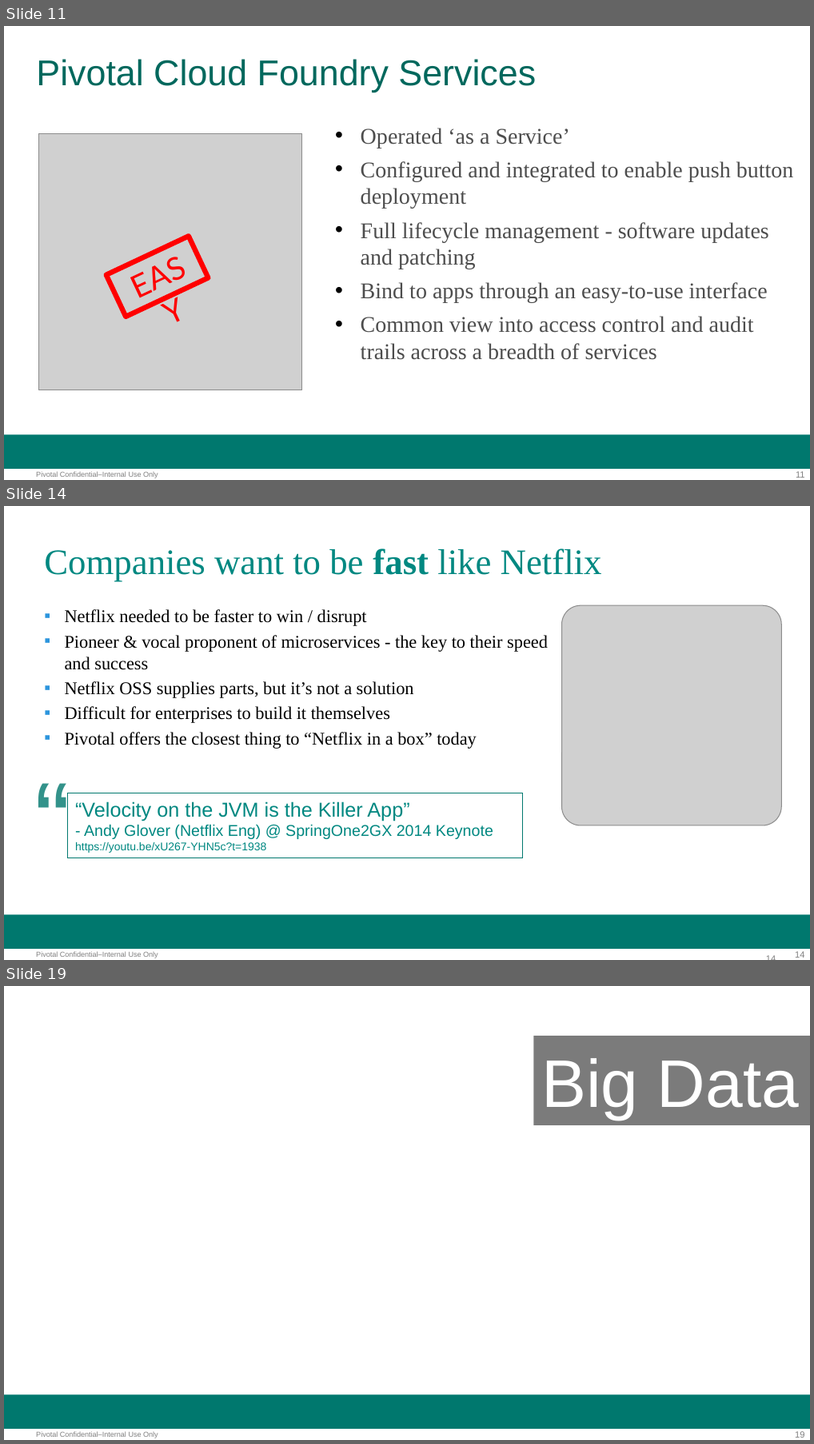
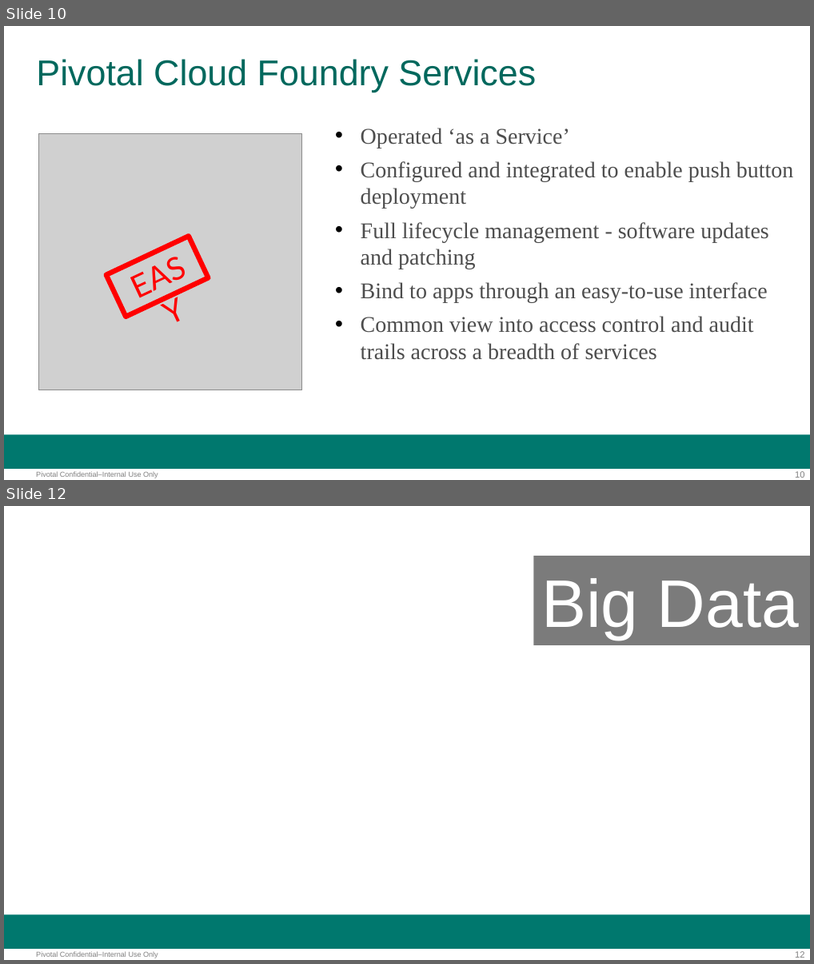
Before and after one commit to adamzwickey/PCF-Bootcamp-VZ, a slide deck: presentations/MarketplaceOverview.pptx. Shown one above the other, each under a label of ours: slides 11, 14 and 19 before the commit, slides 10 and 12 after it; the slides between them are not shown. The pictures are 814x1444 and 814x964 pixels, drawn with LibreOffice and Linux fonts; fonts in the diff are those of the drawing; grey boxes stand for pictures; background and template pictures are left out. Boxes give left, top, right and bottom in pixels: in the first picture for what was removed or moved away, otherwise in the second. Text is boxed around its words. In the diff, an @@ line names an element or a change of style, - is before the commit and + after.

```diff
--- a/presentations/MarketplaceOverview.pptx
+++ b/presentations/MarketplaceOverview.pptx
@@ slide 14 removed at [4,506,810,960], background #FFFFFF; not listed: 3 template elements that a slide beside it also shows @@
@@ title removed at [44,548,602,582] @@
-Companies want to be fast like Netflix
@@ text removed at [65,609,548,748] @@
-▪ Netflix needed to be faster to win / disrupt
-▪ Pioneer & vocal proponent of microservices - the key to their speed and success
-▪ Netflix OSS supplies parts, but it’s not a solution
-▪ Difficult for enterprises to build it themselves
-▪ Pivotal offers the closest thing to “Netflix in a box” today
@@ picture removed at [562,605,782,825] @@
@@ text removed at [26,746,79,885] @@
-“
@@ rectangle removed at [68,792,523,857] @@
-“Velocity on the JVM is the Killer App”
-- Andy Glover (Netflix Eng) @ SpringOne2GX 2014 Keynote
-https://youtu.be/xU267-YHN5c?t=1938
@@ page number removed at [758,948,805,960] @@
-14
@@ what was slide 11 is now slide 10 @@
@@ page number at [795,471,805,477]: text changed @@
-11
+10
@@ what was slide 19 is now slide 12 @@
@@ page number at [795,951,805,957]: text changed @@
-19
+12
```
Also in this commit, not shown: 3 slides changed, 6 other slides removed, 1 other file.
